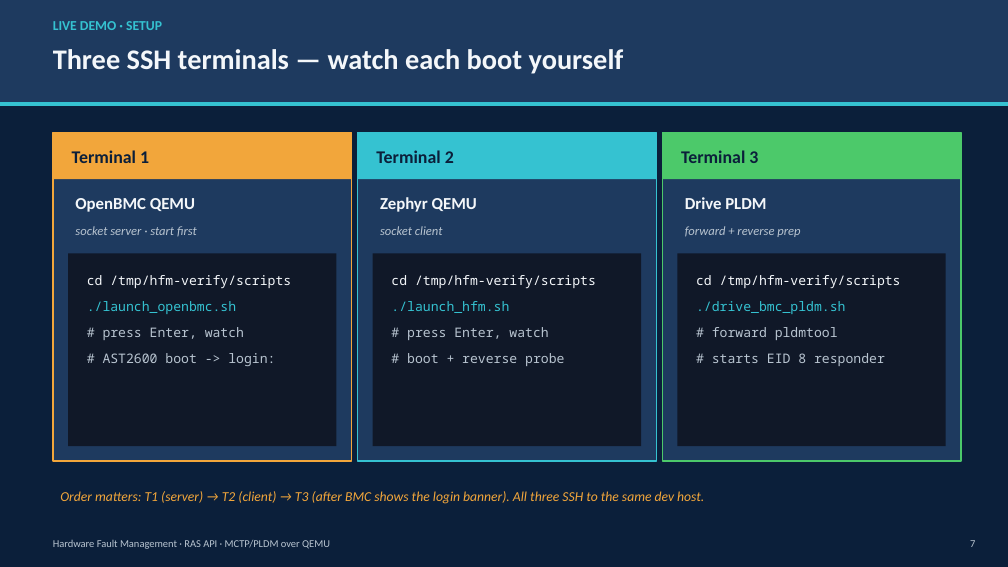
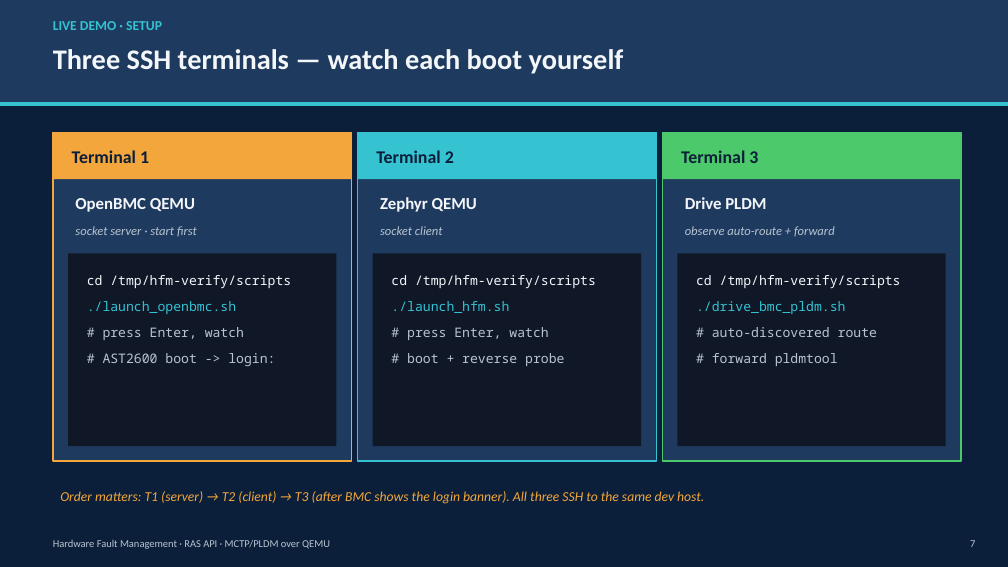
Before and after one commit to OCP-China-Projects/Hardware-Fault-Management, a slide deck: slide 7 of docs/demo/HFM_RASAPI_demo.pptx. Drawn at 1008x567 pixels with LibreOffice and Linux fonts; fonts in the diff are those of the drawing. Boxes give left, top, right and bottom in pixels: in the first picture for what was removed or moved away, otherwise in the second. Text is boxed around its words. In the diff, an @@ line names an element or a change of style, - is before the commit and + after.

```diff
--- a/docs/demo/HFM_RASAPI_demo.pptx
+++ b/docs/demo/HFM_RASAPI_demo.pptx
@@ text at bbox=[685, 226, 835, 236]: text changed @@
-forward + reverse prep
+observe auto-route + forward
@@ text at bbox=[712, 327, 877, 337]: paragraph added @@
+# auto-discovered route
@@ text at bbox=[712, 353, 885, 366]: paragraph removed @@
-# starts EID 8 responder
```
Also in this commit, not shown: 8 other slides changed, 1 slide added, 1 slide removed, 11 other files.
